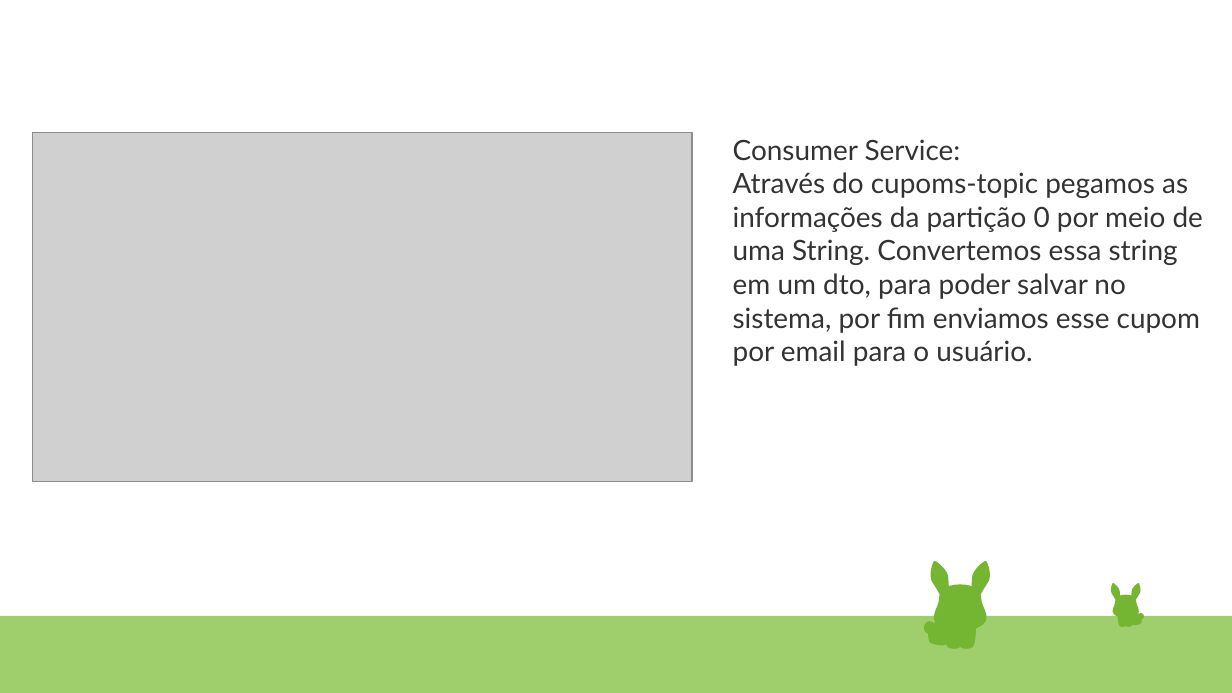
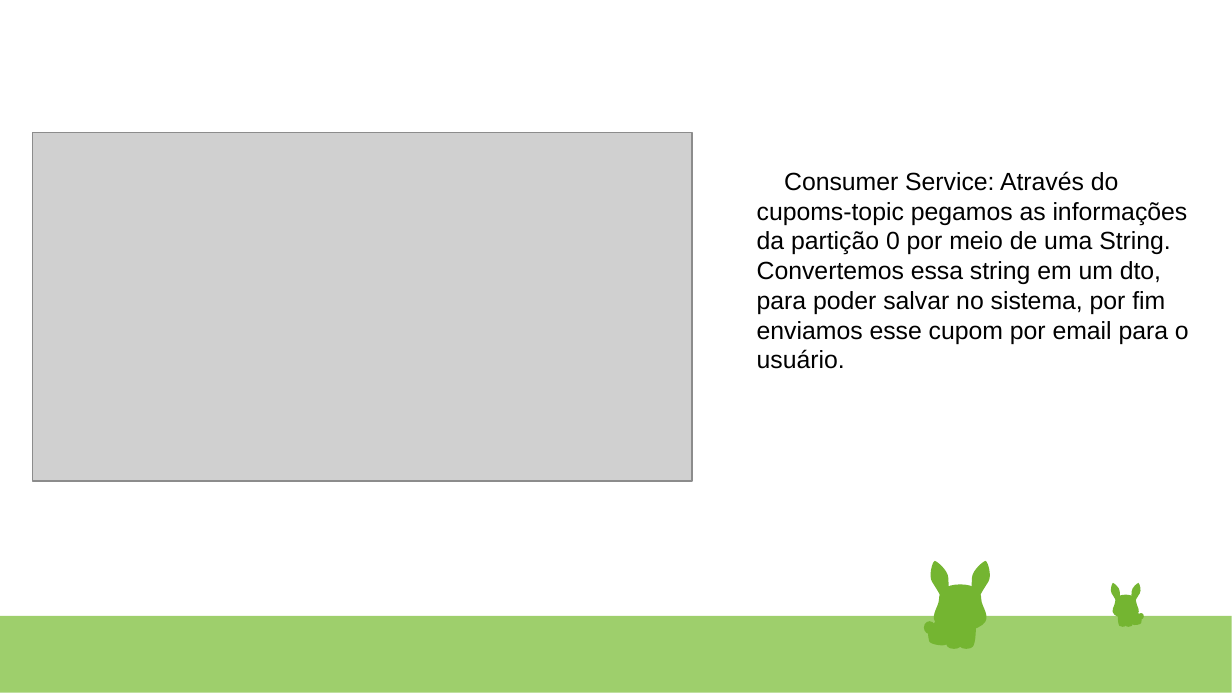
Before and after one commit to Felipe-Noguez/trabalho-final-spring, a slide deck: slide 6 of Apresentacao Pokestore - Kafka.pptx. Drawn at 1232x693 pixels with LibreOffice and Linux fonts; fonts in the diff are those of the drawing; grey boxes stand for pictures. Boxes give left, top, right and bottom in pixels: in the first picture for what was removed or moved away, otherwise in the second. Text is boxed around its words. In the diff, an @@ line names an element or a change of style, - is before the commit and + after.

```diff
--- a/Apresentacao Pokestore - Kafka.pptx
+++ b/Apresentacao Pokestore - Kafka.pptx
@@ text at [757, 171, 1189, 369]: text changed; size 18 to 16 pt; font Lato to Arial; text colour #333333 to #000000 @@
-Consumer Service:
-Através do cupoms-topic pegamos as informações da partição 0 por meio de uma String. Convertemos essa string em um dto, para poder salvar no sistema, por fim enviamos esse cupom por email para o usuário.
+Consumer Service: Através do cupoms-topic pegamos as informações da partição 0 por meio de uma String. Convertemos essa string em um dto, para poder salvar no sistema, por fim enviamos esse cupom por email para o usuário.
@@ freeform shape removed at [0, 616, 1232, 693] @@
@@ rectangle added at [0, 616, 1232, 693], fill #9ECF6C @@
```
Also in this commit, not shown: 7 other slides changed.
